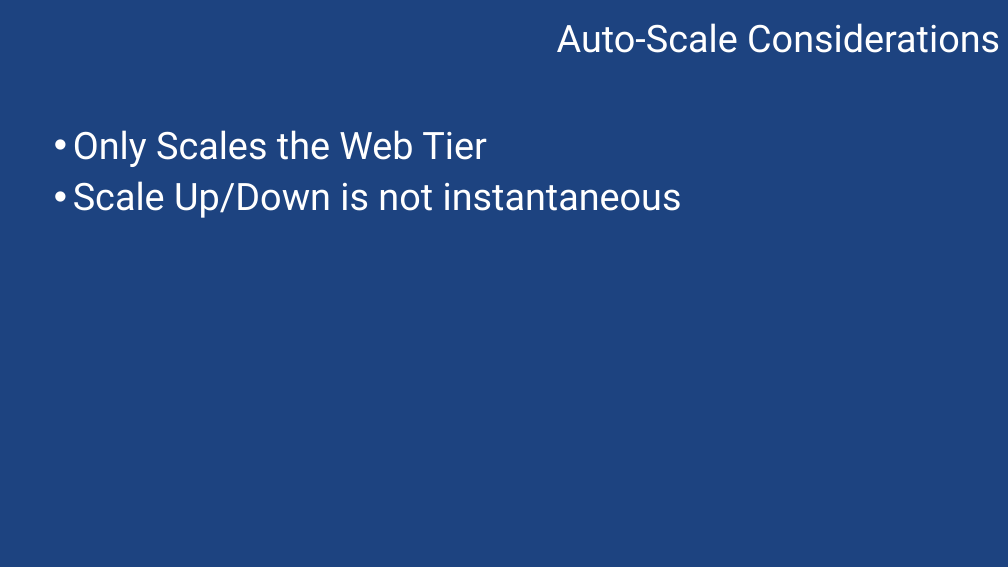
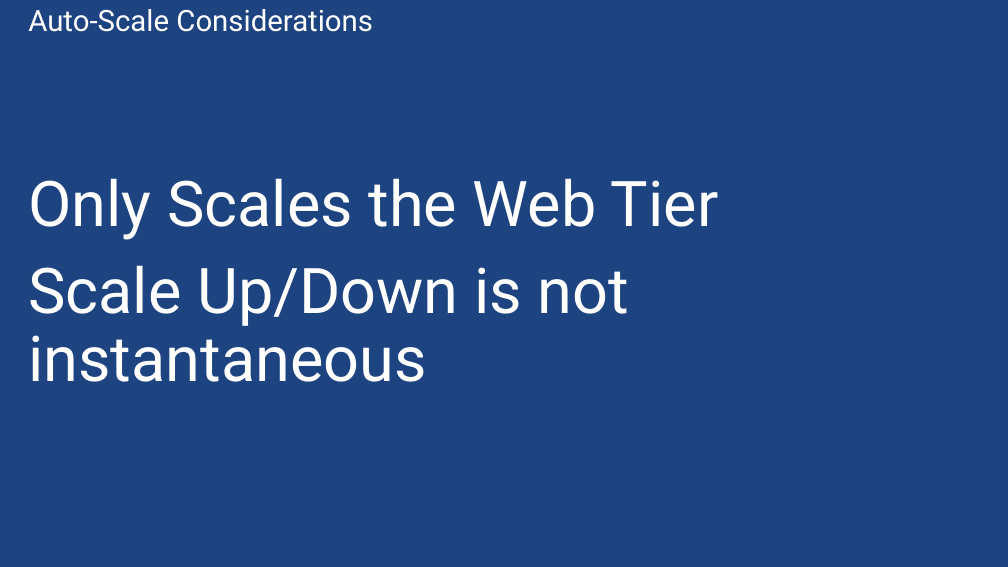
Before and after one commit to sack212/BasicAzureCamp, a slide deck: slide 18 of Web/Web.pptx. Drawn at 1008x567 pixels with LibreOffice and Linux fonts; fonts in the diff are those of the drawing; background and template pictures are left out. Boxes give left, top, right and bottom in pixels: in the first picture for what was removed or moved away, otherwise in the second. Text is boxed around its words. In the diff, an @@ line names an element or a change of style, - is before the commit and + after.

```diff
--- a/Web/Web.pptx
+++ b/Web/Web.pptx
@@ text "Only Scales the Web Tier": place and size @@
-text "Only Scales the Web Tier" at <box>73,130,682,218</box>
+text "Only Scales the Web Tier" at <box>28,178,719,382</box>
@@ text "Only Scales the Web Tier" at <box>28,178,719,382</box>: size 36 to 60 pt; bullet • to none; more space between paragraphs; vertical alignment top to middle @@
@@ text "Auto-Scale Considerations": place and size @@
-text "Auto-Scale Considerations" at <box>557,23,1000,53</box>
+text "Auto-Scale Considerations" at <box>28,9,373,32</box>
@@ text "Auto-Scale Considerations" at <box>28,9,373,32</box>: size 36 to 28 pt; alignment right to left; indent changed; line spacing 1 to 0.9; vertical alignment top to middle @@
```
Also in this commit, not shown: 10 other slides changed, 7 slides added, 7 other files.
